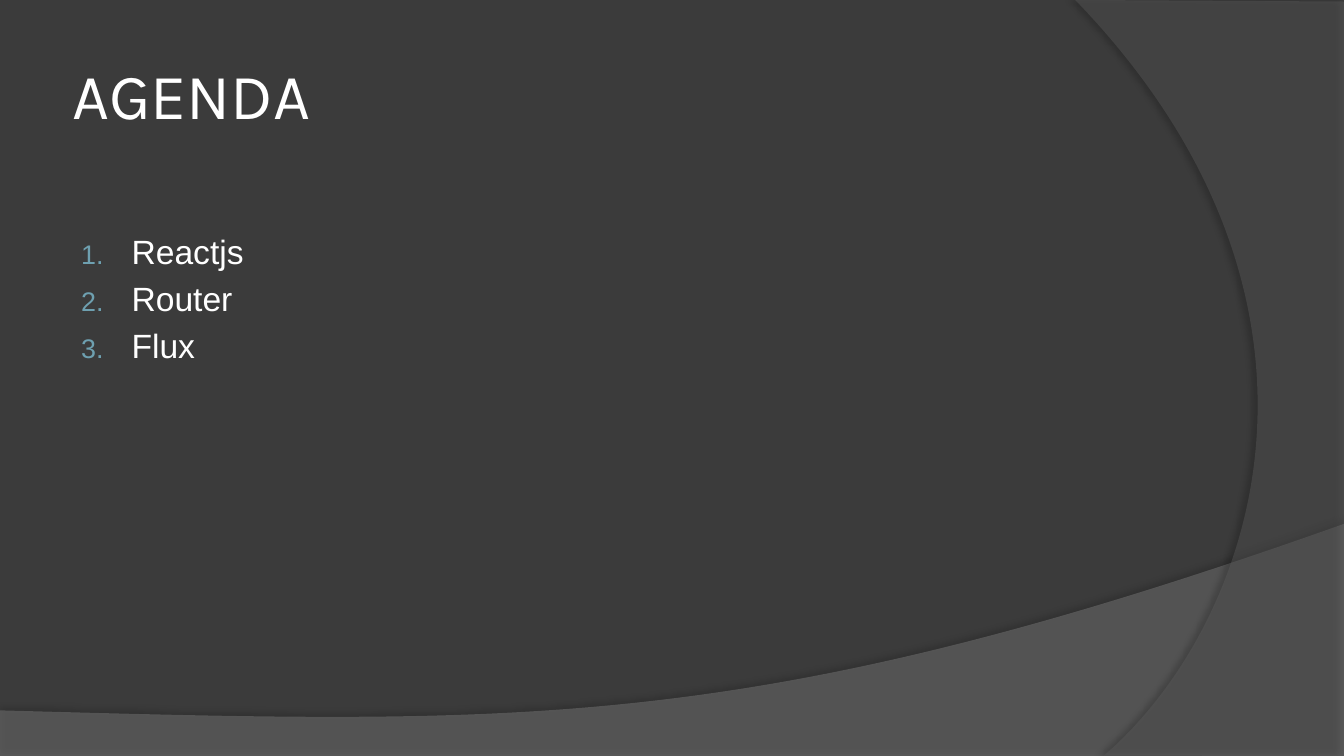
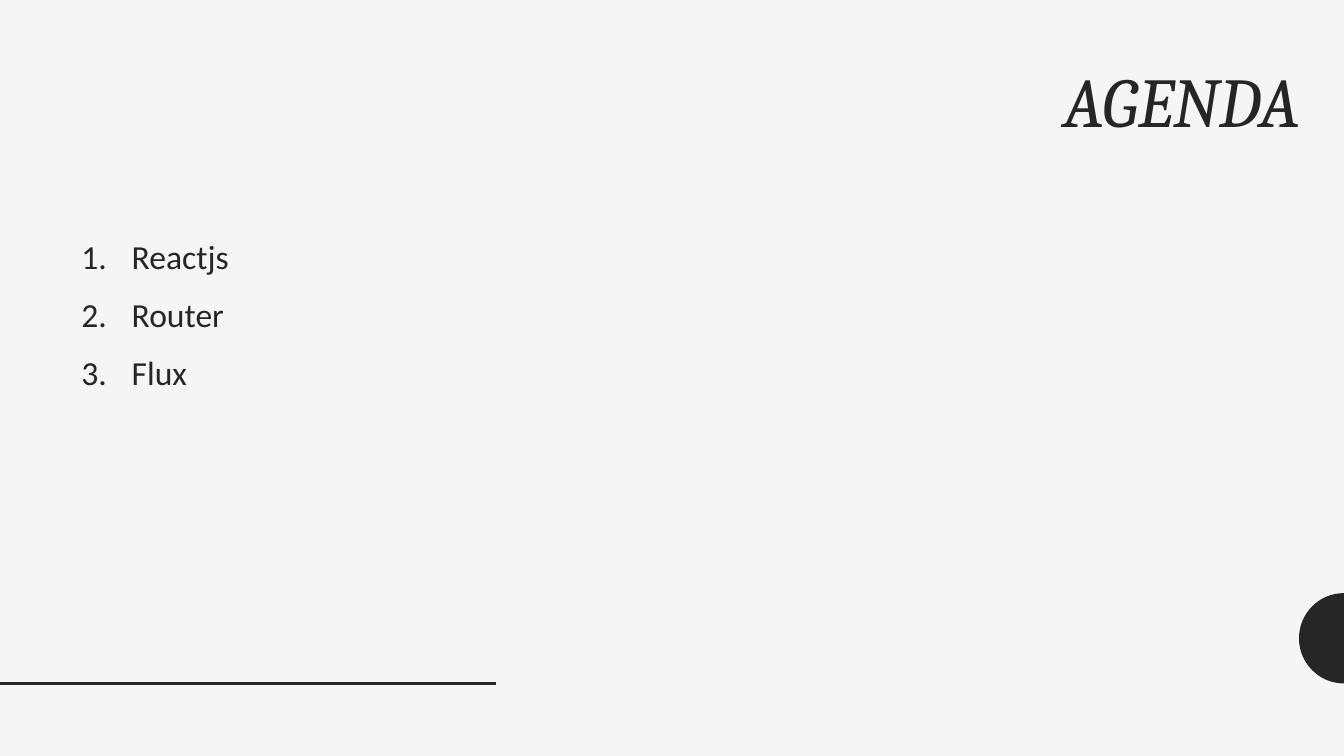
Before and after one commit to cthanhnguyen/ReactApp, a slide deck: slide 2 of Document/React Presentation.pptx. Drawn at 1344x756 pixels with LibreOffice and Linux fonts; fonts in the diff are those of the drawing. Boxes give left, top, right and bottom in pixels: in the first picture for what was removed or moved away, otherwise in the second. Text is boxed around its words. In the diff, an @@ line names an element or a change of style, - is before the commit and + after.

```diff
--- a/Document/React Presentation.pptx
+++ b/Document/React Presentation.pptx
@@ background #3B3B3B to #F5F5F5 @@
@@ freeform shape removed at bbox=[1076, 0, 1344, 756] @@
@@ title "AGENDA": place and size @@
-title "AGENDA" at bbox=[72, 78, 310, 120]
+title "AGENDA" at bbox=[1064, 79, 1300, 128]
@@ title "AGENDA" at bbox=[1064, 79, 1300, 128]: size 46 to 50 pt, font Karla to Cambria, text colour #FFFFFF to #262626, italic on; alignment left to right; line spacing 1 to 0.9; vertical alignment middle to top @@
@@ text "Reactjs" at bbox=[132, 246, 229, 386]: font Arial to Calibri, text colour #FFFFFF to #262626; line spacing 1 to 1.12; more space between paragraphs @@
@@ freeform shape removed at bbox=[0, 524, 1344, 756] @@
@@ freeform shape added at bbox=[1300, 593, 1344, 684], fill #262626 @@
@@ line added from (0, 684) to (496, 684), #262626 2 pt @@
```
Also in this commit, not shown: 29 other slides changed, 14 slides added.
